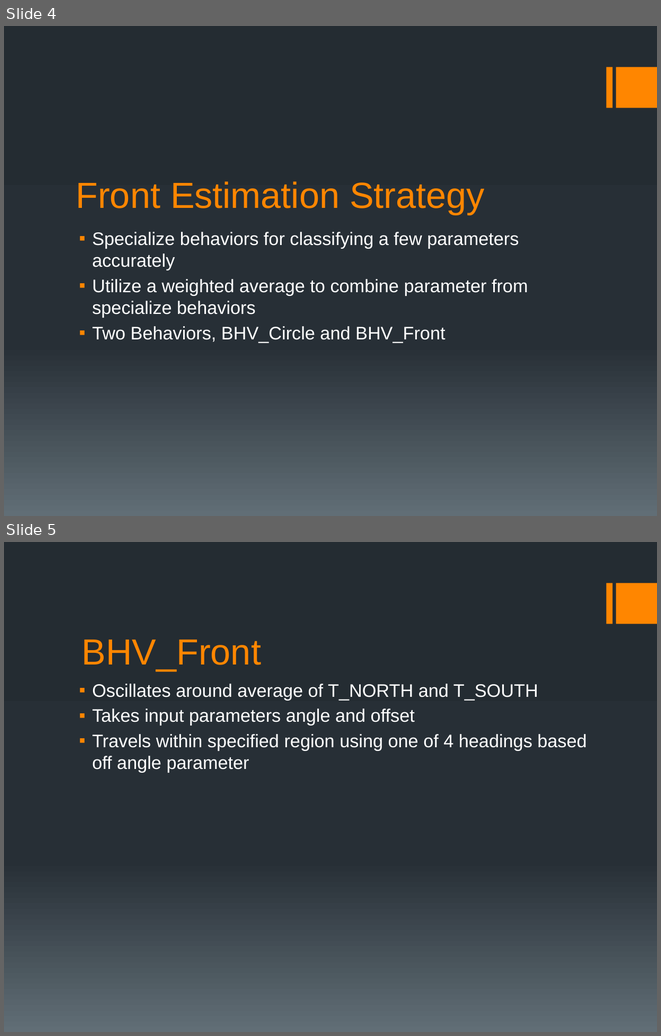
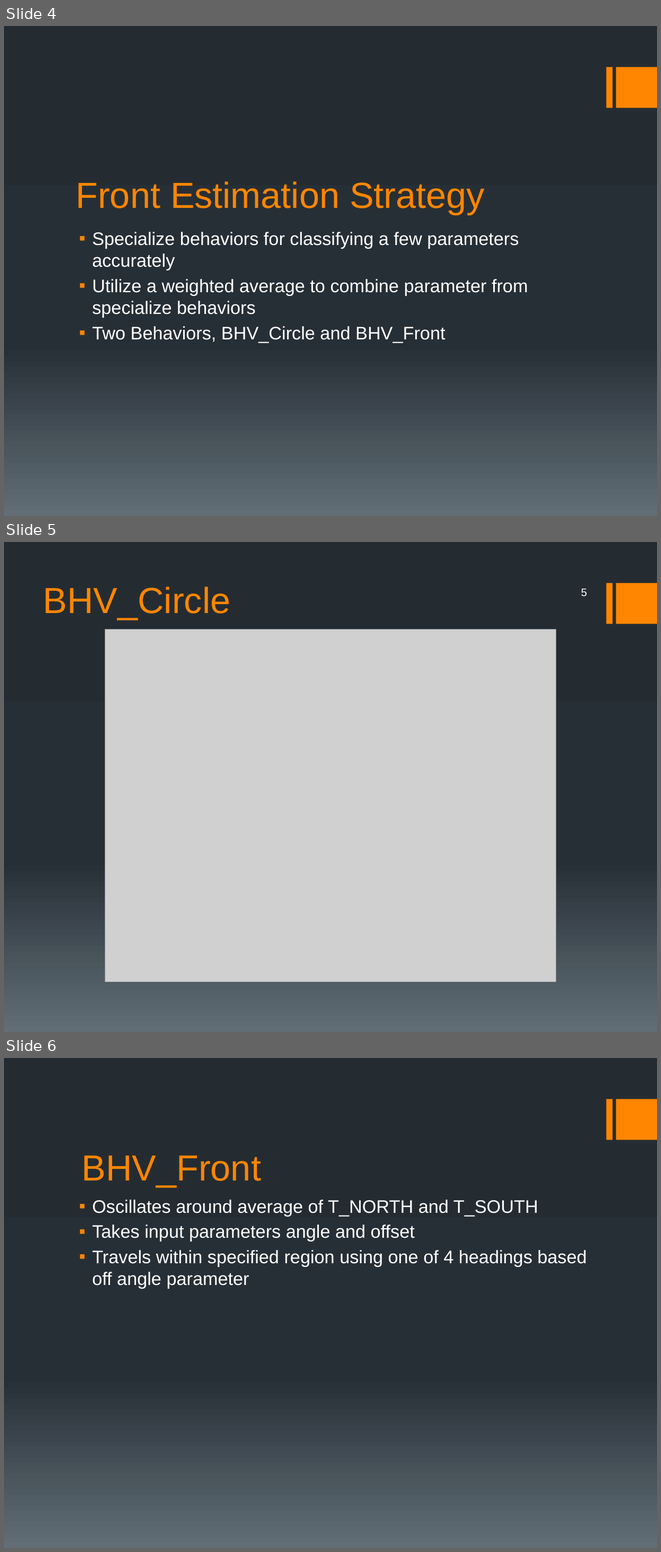
Before and after one commit to manyu79/mi_lab14, a slide deck: missions/FrontEstimate/lab_report/Presentation.pptx. Shown one above the other, each under a label of ours: slides 4 and 5 before the commit, slides 4, 5 and 6 after it. The pictures are 661x1036 and 661x1552 pixels, drawn with LibreOffice and Linux fonts; fonts in the diff are those of the drawing; grey boxes stand for pictures. Boxes give left, top, right and bottom in pixels: in the first picture for what was removed or moved away, otherwise in the second. Text is boxed around its words. In the diff, an @@ line names an element or a change of style, - is before the commit and + after.

```diff
--- a/missions/FrontEstimate/lab_report/Presentation.pptx
+++ b/missions/FrontEstimate/lab_report/Presentation.pptx
@@ slide 5 added at [4, 542, 657, 1032], background gradient #242C33 to #273037 to #636D76; not listed: 2 template elements that a slide beside it also shows @@
@@ title added at [43, 587, 230, 619], 40 pt, text #FF8600 @@
+BHV_Circle
@@ page number added at [581, 589, 587, 596], 12 pt, text #FFFFFF @@
+5
@@ picture added at [105, 629, 556, 981] @@
@@ what was slide 5 is now slide 6 @@
```
Also in this commit, not shown: 2 slides changed, 1 other slide added.
